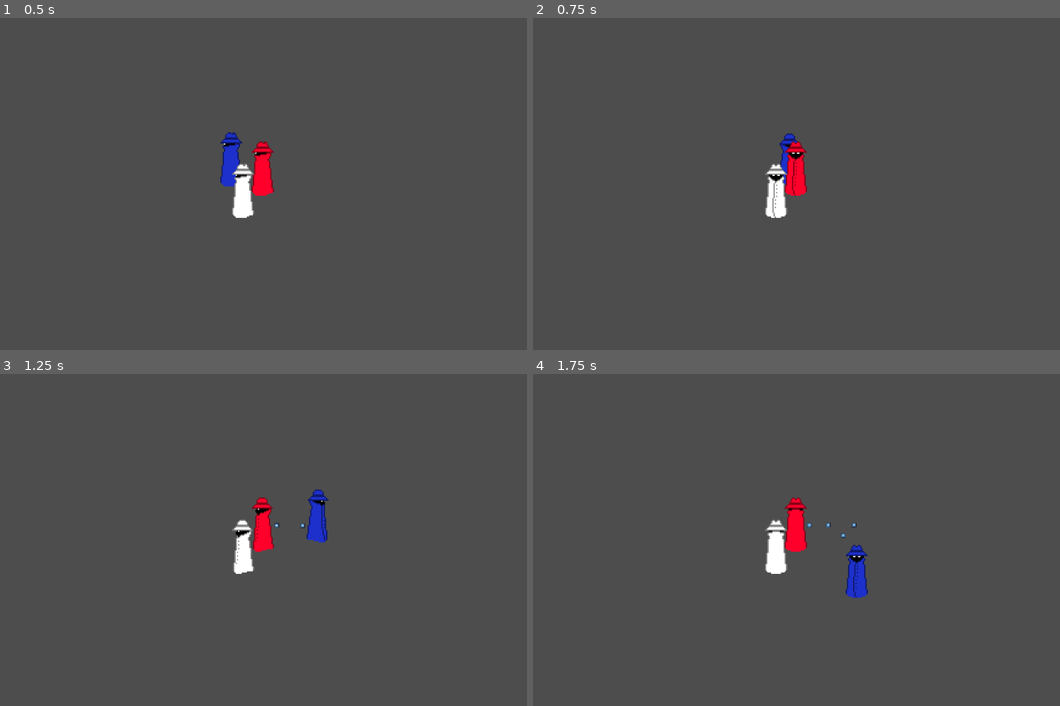
Above: before the commit, frames 1-4 (two rows, left to right).
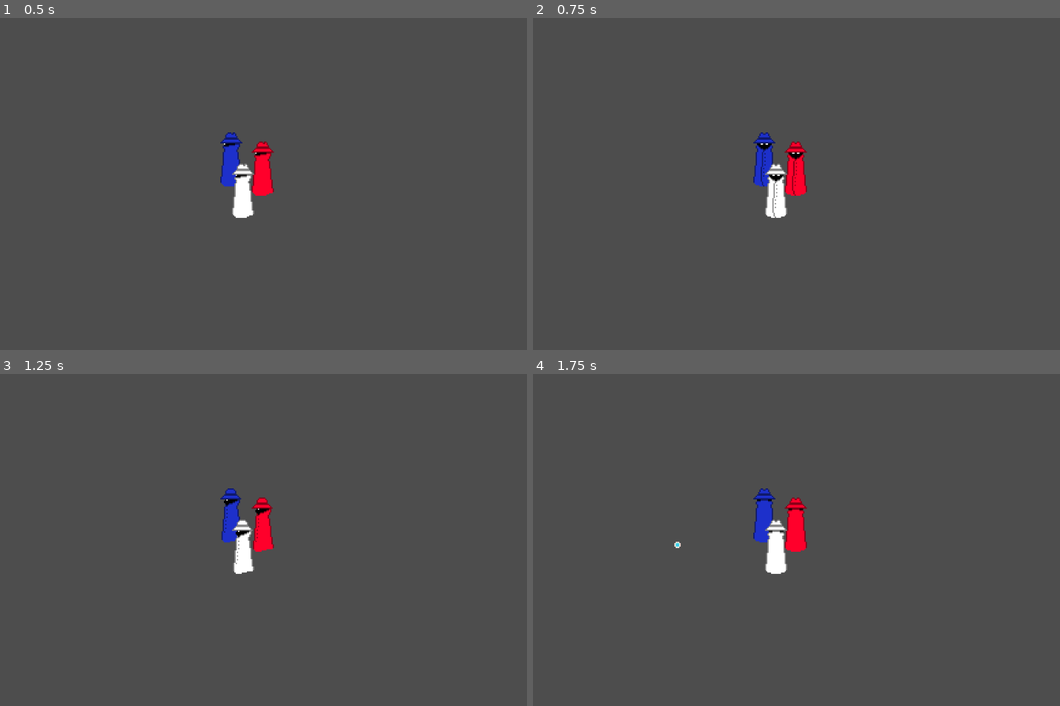
Above: after the commit, the same moments.

Repository: zanz56/GameOff2024-GameJam
Game: Godot game, scene res://Scenes/World/test_world.tscn
Same seed, same stepped clock (60 frames per second), same inputs: the game is played once before the commit and once after it. The engine's default icon, where the game draws it, is replaced by a stand-in: a white triangle on a blue panel in a dark square.
Inputs (mouse positions are in pixels of both pictures, inside the frame that each line leads up to):
- Up to frame 1 (0.5 s): no input
- Up to frame 2 (0.75 s): tap Enter (ui_accept) at 0.5 s; move the mouse to (896, 167) at 0.52 s; hold Right (ui_right) from 0.53 s (still down); click (896, 167) at 0.6 s
- Up to frame 3 (1.25 s): keep holding Right (ui_right); tap Enter (ui_accept) at 0.77, 0.8, 1.07 s
- Up to frame 4 (1.75 s): move the mouse to (643, 556) at 1.27 s; release Right (ui_right) at 1.28 s; hold Down (ui_down) from 1.28 s (still down); tap Enter (ui_accept) at 1.35, 1.52 s; click (643, 556) at 1.55 s

Frame 1 is identical in both runs. In frame 2, 0.6% of the frame differs, in the area x 41-51%, y 34-51%; in frame 3, 0.9%; in frame 4, 1.1%, in the area x 26-64%, y 34-68%.

Commit message:
Updated projectile, updated aim rotation

Diff:
--- a/Scenes/Characters/Figure/figure.gd
+++ b/Scenes/Characters/Figure/figure.gd
@@ -6,36 +6,39 @@
 
 const PROJECTILE = preload("res://Scenes/Projectiles/projectile.tscn")
 
+@onready var animation_player = $AnimationPlayer
+
+
 @onready var aim = $Aim
 
-@onready var animation_player = $AnimationPlayer
+@onready var hurtbox = $Hurtbox
 
 @onready var body_sprite = $VisualNode/BodySprite
 
 @export var player_char: bool = false
 @export var char_color: Color = Color.WHITE
 
+@export var Player_Shot_speed: float = 20.0
+
 func _ready():
 	if player_char:
 		body_sprite.modulate = Color(0.114, 0.188, 0.796)
+
 	else:
 		body_sprite.modulate = char_color
 
 func _process(_delta):
 	if player_char:
 
-		aim.target_position = get_global_mouse_position() - aim.global_position
+		aim.look_at(get_global_mouse_position())
 
-		if Input.is_action_just_pressed("ui_accept"):
-			shoot()
+		if Input.is_action_just_pressed("LeftClick"):
+			shoot(Player_Shot_speed)
 
-
-		var horiz_move = Input.get_axis("ui_left", "ui_right")
-		var vert_move = Input.get_axis("ui_up", "ui_down")
+		var horiz_move = Input.get_axis("Left", "Right")
+		var vert_move = Input.get_axis("Up", "Down")
 		var direction :Vector2 = Vector2(horiz_move, vert_move).normalized()
 		velocity = direction * 200
-
-		print(velocity)
 
 
 	else:
@@ -61,11 +64,14 @@
 	move_and_slide()
 
 
-func shoot():
+func shoot(multip: int):
 	var pro_inst = PROJECTILE.instantiate()
+	pro_inst.Creator = self
 
-	var temp: Vector2 = aim.target_position.normalized()
-	pro_inst.velocity = temp * 1
+	var temp: Vector2 = Vector2.RIGHT.rotated(aim.rotation)
+	#var temp: Vector2 = aim.target_position.normalized()
+
+	pro_inst.velocity = temp * multip
 
 	pro_inst.global_position = aim.global_position
 
--- a/Scenes/Characters/Figure/figure.tscn
+++ b/Scenes/Characters/Figure/figure.tscn
@@ -1,38 +1,9 @@
-[gd_scene load_steps=12 format=3 uid="uid://b03evrtyj3ug4"]
+[gd_scene load_steps=14 format=3 uid="uid://b03evrtyj3ug4"]
 
 [ext_resource type="Texture2D" uid="uid://chuuq4687815i" path="res://Resources/Sprites/Characters/Figure/FigureHead.png" id="1_b4tqu"]
 [ext_resource type="Script" path="res://Scenes/Characters/Figure/figure.gd" id="1_rddm8"]
 [ext_resource type="Texture2D" uid="uid://laxq4eaip0ef" path="res://Resources/Sprites/Characters/Figure/FigureBW.png" id="2_2rjca"]
-
-[sub_resource type="Animation" id="Animation_l210k"]
-resource_name = "WalkDown"
-length = 0.500008
-loop_mode = 1
-step = 0.0833333
-tracks/0/type = "value"
-tracks/0/imported = false
-tracks/0/enabled = true
-tracks/0/path = NodePath("VisualNode/BodySprite:frame")
-tracks/0/interp = 1
-tracks/0/loop_wrap = true
-tracks/0/keys = {
-"times": PackedFloat32Array(0, 0.0833333, 0.166667, 0.25, 0.333333, 0.416667),
-"transitions": PackedFloat32Array(1, 1, 1, 1, 1, 1),
-"update": 1,
-"values": [8, 9, 10, 11, 12, 13]
-}
-tracks/1/type = "value"
-tracks/1/imported = false
-tracks/1/enabled = true
-tracks/1/path = NodePath("VisualNode/HeadSprite:frame")
-tracks/1/interp = 1
-tracks/1/loop_wrap = true
-tracks/1/keys = {
-"times": PackedFloat32Array(0, 0.0833333, 0.166667, 0.25, 0.333333, 0.416667),
-"transitions": PackedFloat32Array(1, 1, 1, 1, 1, 1),
-"update": 1,
-"values": [8, 9, 10, 11, 12, 13]
-}
+[ext_resource type="PackedScene" uid="uid://bc2ilgeapotia" path="res://Scenes/Components/hurtbox.tscn" id="4_8atyw"]
 
 [sub_resource type="Animation" id="Animation_yismd"]
 length = 0.001
@@ -59,96 +30,6 @@
 "transitions": PackedFloat32Array(1),
 "update": 1,
 "values": [8]
-}
-
-[sub_resource type="Animation" id="Animation_hfhr6"]
-resource_name = "WalkUp"
-length = 0.500008
-loop_mode = 1
-step = 0.0833333
-tracks/0/type = "value"
-tracks/0/imported = false
-tracks/0/enabled = true
-tracks/0/path = NodePath("VisualNode/BodySprite:frame")
-tracks/0/interp = 1
-tracks/0/loop_wrap = true
-tracks/0/keys = {
-"times": PackedFloat32Array(0, 0.0833333, 0.166667, 0.25, 0.333333, 0.416667),
-"transitions": PackedFloat32Array(1, 1, 1, 1, 1, 1),
-"update": 1,
-"values": [14, 15, 16, 17, 18, 19]
-}
-tracks/1/type = "value"
-tracks/1/imported = false
-tracks/1/enabled = true
-tracks/1/path = NodePath("VisualNode/HeadSprite:frame")
-tracks/1/interp = 1
-tracks/1/loop_wrap = true
-tracks/1/keys = {
-"times": PackedFloat32Array(0, 0.0833333, 0.166667, 0.25, 0.333333, 0.416667),
-"transitions": PackedFloat32Array(1, 1, 1, 1, 1, 1),
-"update": 1,
-"values": [8, 9, 10, 11, 12, 13]
-}
-
-[sub_resource type="Animation" id="Animation_75ifu"]
-resource_name = "WalkLeft"
-length = 0.500008
-loop_mode = 1
-step = 0.0833333
-tracks/0/type = "value"
-tracks/0/imported = false
-tracks/0/enabled = true
-tracks/0/path = NodePath("VisualNode/BodySprite:frame")
-tracks/0/interp = 1
-tracks/0/loop_wrap = true
-tracks/0/keys = {
-"times": PackedFloat32Array(0, 0.0833333, 0.166667, 0.25, 0.333333, 0.416667),
-"transitions": PackedFloat32Array(1, 1, 1, 1, 1, 1),
-"update": 1,
-"values": [20, 21, 22, 23, 24, 25]
-}
-tracks/1/type = "value"
-tracks/1/imported = false
-tracks/1/enabled = true
-tracks/1/path = NodePath("VisualNode/HeadSprite:frame")
-tracks/1/interp = 1
-tracks/1/loop_wrap = true
-tracks/1/keys = {
-"times": PackedFloat32Array(0, 0.0833333, 0.166667, 0.25, 0.333333, 0.416667),
-"transitions": PackedFloat32Array(1, 1, 1, 1, 1, 1),
-"update": 1,
-"values": [20, 21, 22, 23, 24, 25]
-}
-
-[sub_resource type="Animation" id="Animation_rjr5l"]
-resource_name = "WalkRight"
-length = 0.500008
-loop_mode = 1
-step = 0.0833333
-tracks/0/type = "value"
-tracks/0/imported = false
-tracks/0/enabled = true
-tracks/0/path = NodePath("VisualNode/BodySprite:frame")
-tracks/0/interp = 1
-tracks/0/loop_wrap = true
-tracks/0/keys = {
-"times": PackedFloat32Array(0, 0.0833333, 0.166667, 0.25, 0.333333, 0.416667),
-"transitions": PackedFloat32Array(1, 1, 1, 1, 1, 1),
-"update": 1,
-"values": [26, 27, 28, 29, 30, 31]
-}
-tracks/1/type = "value"
-tracks/1/imported = false
-tracks/1/enabled = true
-tracks/1/path = NodePath("VisualNode/HeadSprite:frame")
-tracks/1/interp = 1
-tracks/1/loop_wrap = true
-tracks/1/keys = {
-"times": PackedFloat32Array(0, 0.0833333, 0.166667, 0.25, 0.333333, 0.416667),
-"transitions": PackedFloat32Array(1, 1, 1, 1, 1, 1),
-"update": 1,
-"values": [26, 27, 28, 29, 30, 31]
 }
 
 [sub_resource type="Animation" id="Animation_rx0ru"]
@@ -179,6 +60,126 @@
 "transitions": PackedFloat32Array(1, 1, 1, 1, 1, 1, 1, 1),
 "update": 1,
 "values": [0, 1, 2, 3, 4, 5, 6, 7]
+}
+
+[sub_resource type="Animation" id="Animation_l210k"]
+resource_name = "WalkDown"
+length = 0.500008
+loop_mode = 1
+step = 0.0833333
+tracks/0/type = "value"
+tracks/0/imported = false
+tracks/0/enabled = true
+tracks/0/path = NodePath("VisualNode/BodySprite:frame")
+tracks/0/interp = 1
+tracks/0/loop_wrap = true
+tracks/0/keys = {
+"times": PackedFloat32Array(0, 0.0833333, 0.166667, 0.25, 0.333333, 0.416667),
+"transitions": PackedFloat32Array(1, 1, 1, 1, 1, 1),
+"update": 1,
+"values": [8, 9, 10, 11, 12, 13]
+}
+tracks/1/type = "value"
+tracks/1/imported = false
+tracks/1/enabled = true
+tracks/1/path = NodePath("VisualNode/HeadSprite:frame")
+tracks/1/interp = 1
+tracks/1/loop_wrap = true
+tracks/1/keys = {
+"times": PackedFloat32Array(0, 0.0833333, 0.166667, 0.25, 0.333333, 0.416667),
+"transitions": PackedFloat32Array(1, 1, 1, 1, 1, 1),
+"update": 1,
+"values": [8, 9, 10, 11, 12, 13]
+}
+
+[sub_resource type="Animation" id="Animation_75ifu"]
+resource_name = "WalkLeft"
+length = 0.500008
+loop_mode = 1
+step = 0.0833333
+tracks/0/type = "value"
+tracks/0/imported = false
+tracks/0/enabled = true
+tracks/0/path = NodePath("VisualNode/BodySprite:frame")
+tracks/0/interp = 1
+tracks/0/loop_wrap = true
+tracks/0/keys = {
+"times": PackedFloat32Array(0, 0.0833333, 0.166667, 0.25, 0.333333, 0.416667),
+"transitions": PackedFloat32Array(1, 1, 1, 1, 1, 1),
+"update": 1,
+"values": [20, 21, 22, 23, 24, 25]
+}
+tracks/1/type = "value"
+tracks/1/imported = false
+tracks/1/enabled = true
+tracks/1/path = NodePath("VisualNode/HeadSprite:frame")
+tracks/1/interp = 1
+tracks/1/loop_wrap = true
+tracks/1/keys = {
+"times": PackedFloat32Array(0, 0.0833333, 0.166667, 0.25, 0.333333, 0.416667),
+"transitions": PackedFloat32Array(1, 1, 1, 1, 1, 1),
+"update": 1,
+"values": [20, 21, 22, 23, 24, 25]
+}
+
+[sub_resource type="Animation" id="Animation_rjr5l"]
+resource_name = "WalkRight"
+length = 0.500008
+loop_mode = 1
+step = 0.0833333
+tracks/0/type = "value"
+tracks/0/imported = false
+tracks/0/enabled = true
+tracks/0/path = NodePath("VisualNode/BodySprite:frame")
+tracks/0/interp = 1
+tracks/0/loop_wrap = true
+tracks/0/keys = {
+"times": PackedFloat32Array(0, 0.0833333, 0.166667, 0.25, 0.333333, 0.416667),
+"transitions": PackedFloat32Array(1, 1, 1, 1, 1, 1),
+"update": 1,
+"values": [26, 27, 28, 29, 30, 31]
+}
+tracks/1/type = "value"
+tracks/1/imported = false
+tracks/1/enabled = true
+tracks/1/path = NodePath("VisualNode/HeadSprite:frame")
+tracks/1/interp = 1
+tracks/1/loop_wrap = true
+tracks/1/keys = {
+"times": PackedFloat32Array(0, 0.0833333, 0.166667, 0.25, 0.333333, 0.416667),
+"transitions": PackedFloat32Array(1, 1, 1, 1, 1, 1),
+"update": 1,
+"values": [26, 27, 28, 29, 30, 31]
+}
+
+[sub_resource type="Animation" id="Animation_hfhr6"]
+resource_name = "WalkUp"
+length = 0.500008
+loop_mode = 1
+step = 0.0833333
+tracks/0/type = "value"
+tracks/0/imported = false
+tracks/0/enabled = true
+tracks/0/path = NodePath("VisualNode/BodySprite:frame")
+tracks/0/interp = 1
+tracks/0/loop_wrap = true
+tracks/0/keys = {
+"times": PackedFloat32Array(0, 0.0833333, 0.166667, 0.25, 0.333333, 0.416667),
+"transitions": PackedFloat32Array(1, 1, 1, 1, 1, 1),
+"update": 1,
+"values": [14, 15, 16, 17, 18, 19]
+}
+tracks/1/type = "value"
+tracks/1/imported = false
+tracks/1/enabled = true
+tracks/1/path = NodePath("VisualNode/HeadSprite:frame")
+tracks/1/interp = 1
+tracks/1/loop_wrap = true
+tracks/1/keys = {
+"times": PackedFloat32Array(0, 0.0833333, 0.166667, 0.25, 0.333333, 0.416667),
+"transitions": PackedFloat32Array(1, 1, 1, 1, 1, 1),
+"update": 1,
+"values": [8, 9, 10, 11, 12, 13]
 }
 
 [sub_resource type="AnimationLibrary" id="AnimationLibrary_llbqb"]
@@ -194,10 +195,14 @@
 [sub_resource type="RectangleShape2D" id="RectangleShape2D_5s3cd"]
 size = Vector2(12, 28)
 
+[sub_resource type="RectangleShape2D" id="RectangleShape2D_ex47h"]
+size = Vector2(20, 70)
+
 [node name="Figure" type="CharacterBody2D"]
-collision_layer = 2
+collision_layer = 6
 motion_mode = 1
 script = ExtResource("1_rddm8")
+Player_Shot_speed = 15.0
 
 [node name="VisualNode" type="Node2D" parent="."]
 
@@ -225,5 +230,14 @@
 shape = SubResource("RectangleShape2D_5s3cd")
 
 [node name="Aim" type="RayCast2D" parent="."]
-position = Vector2(0, -23)
-target_position = Vector2(53, 26)
+position = Vector2(0, -44)
+target_position = Vector2(1000, 0)
+
+[node name="Hurtbox" parent="." node_paths=PackedStringArray("hurt_owner") instance=ExtResource("4_8atyw")]
+collision_layer = 2
+collision_mask = 0
+hurt_owner = NodePath("..")
+
+[node name="CollisionShape2D" type="CollisionShape2D" parent="Hurtbox"]
+position = Vector2(0, -35)
+shape = SubResource("RectangleShape2D_ex47h")
--- /dev/null
+++ b/Scenes/Components/hurtbox.gd
@@ -0,0 +1,5 @@
+extends Area2D
+
+class_name HurtBox
+
+@export var hurt_owner: Node2D
--- /dev/null
+++ b/Scenes/Components/hurtbox.tscn
@@ -0,0 +1,6 @@
+[gd_scene load_steps=2 format=3 uid="uid://bc2ilgeapotia"]
+
+[ext_resource type="Script" path="res://Scenes/Components/hurtbox.gd" id="1_leei5"]
+
+[node name="Hurtbox" type="Area2D"]
+script = ExtResource("1_leei5")
--- a/Scenes/Projectiles/projectile.gd
+++ b/Scenes/Projectiles/projectile.gd
@@ -3,6 +3,7 @@
 class_name Projectile
 
 @export var velocity: Vector2 = Vector2.ZERO
+var Creator: figure
 
 func _process(delta):
 	position += velocity * delta * 60
@@ -10,3 +11,9 @@
 
 func _on_visible_on_screen_notifier_2d_screen_exited():
 	queue_free()
+
+
+func _on_area_entered(area):
+	if area is HurtBox:
+		if area.hurt_owner != Creator:
+			queue_free()
--- a/Scenes/Projectiles/projectile.tscn
+++ b/Scenes/Projectiles/projectile.tscn
@@ -1,22 +1,21 @@
 [gd_scene load_steps=4 format=3 uid="uid://wboju2jeyi2g"]
 
 [ext_resource type="Script" path="res://Scenes/Projectiles/projectile.gd" id="1_w1xnc"]
-[ext_resource type="Texture2D" uid="uid://bqc5murxg7161" path="res://icon.svg" id="2_bjbi6"]
+[ext_resource type="Texture2D" uid="uid://81jrgx8hnvi1" path="res://Resources/Sprites/Projectiles/BaseProjectile.png" id="2_y2msr"]
 
 [sub_resource type="CircleShape2D" id="CircleShape2D_yt27i"]
 radius = 4.0
 
 [node name="Projectile" type="Area2D"]
 y_sort_enabled = true
-collision_layer = 0
+collision_layer = 4
 collision_mask = 3
 script = ExtResource("1_w1xnc")
 
 [node name="Sprite2D" type="Sprite2D" parent="."]
-position = Vector2(5.96046e-08, 31.25)
-scale = Vector2(0.0625, 0.0625)
-texture = ExtResource("2_bjbi6")
-offset = Vector2(0, -500)
+position = Vector2(0, 44)
+texture = ExtResource("2_y2msr")
+offset = Vector2(0, -44)
 
 [node name="VisibleOnScreenNotifier2D" type="VisibleOnScreenNotifier2D" parent="."]
 position = Vector2(2.38419e-07, 0)
@@ -25,4 +24,5 @@
 [node name="CollisionShape2D" type="CollisionShape2D" parent="."]
 shape = SubResource("CircleShape2D_yt27i")
 
+[connection signal="area_entered" from="." to="." method="_on_area_entered"]
 [connection signal="screen_exited" from="VisibleOnScreenNotifier2D" to="." method="_on_visible_on_screen_notifier_2d_screen_exited"]
--- a/Scenes/World/test_world.gd
+++ b/Scenes/World/test_world.gd
@@ -2,11 +2,14 @@
 
 @onready var player_figure = $Figures/PlayerFigure
 @onready var projectiles = $Projectiles
+@onready var figures = $Figures
 
 
 # Called when the node enters the scene tree for the first time.
 func _ready():
-	player_figure.connect("create_projectile", add_projectile)
+	for f:figure in figures.get_children():
+
+		f.connect("create_projectile", add_projectile)
 
 
 # Called every frame. 'delta' is the elapsed time since the previous frame.
--- a/project.godot
+++ b/project.godot
@@ -21,10 +21,44 @@
 window/size/viewport_height=540
 window/stretch/mode="viewport"
 
+[input]
+
+LeftClick={
+"deadzone": 0.5,
+"events": [Object(InputEventMouseButton,"resource_local_to_scene":false,"resource_name":"","device":-1,"window_id":0,"alt_pressed":false,"shift_pressed":false,"ctrl_pressed":false,"meta_pressed":false,"button_mask":0,"position":Vector2(0, 0),"global_position":Vector2(0, 0),"factor":1.0,"button_index":1,"canceled":false,"pressed":false,"double_click":false,"script":null)
+]
+}
+RightClick={
+"deadzone": 0.5,
+"events": [Object(InputEventMouseButton,"resource_local_to_scene":false,"resource_name":"","device":-1,"window_id":0,"alt_pressed":false,"shift_pressed":false,"ctrl_pressed":false,"meta_pressed":false,"button_mask":0,"position":Vector2(0, 0),"global_position":Vector2(0, 0),"factor":1.0,"button_index":2,"canceled":false,"pressed":false,"double_click":false,"script":null)
+]
+}
+Up={
+"deadzone": 0.5,
+"events": [Object(InputEventKey,"resource_local_to_scene":false,"resource_name":"","device":-1,"window_id":0,"alt_pressed":false,"shift_pressed":false,"ctrl_pressed":false,"meta_pressed":false,"pressed":false,"keycode":0,"physical_keycode":87,"key_label":0,"unicode":119,"location":0,"echo":false,"script":null)
+]
+}
+Down={
+"deadzone": 0.5,
+"events": [Object(InputEventKey,"resource_local_to_scene":false,"resource_name":"","device":-1,"window_id":0,"alt_pressed":false,"shift_pressed":false,"ctrl_pressed":false,"meta_pressed":false,"pressed":false,"keycode":0,"physical_keycode":83,"key_label":0,"unicode":115,"location":0,"echo":false,"script":null)
+]
+}
+Left={
+"deadzone": 0.5,
+"events": [Object(InputEventKey,"resource_local_to_scene":false,"resource_name":"","device":-1,"window_id":0,"alt_pressed":false,"shift_pressed":false,"ctrl_pressed":false,"meta_pressed":false,"pressed":false,"keycode":0,"physical_keycode":65,"key_label":0,"unicode":97,"location":0,"echo":false,"script":null)
+]
+}
+Right={
+"deadzone": 0.5,
+"events": [Object(InputEventKey,"resource_local_to_scene":false,"resource_name":"","device":-1,"window_id":0,"alt_pressed":false,"shift_pressed":false,"ctrl_pressed":false,"meta_pressed":false,"pressed":false,"keycode":0,"physical_keycode":68,"key_label":0,"unicode":100,"location":0,"echo":false,"script":null)
+]
+}
+
 [layer_names]
 
 2d_physics/layer_1="World"
 2d_physics/layer_2="Figures"
+2d_physics/layer_3="Projectile"
 
 [rendering]
 
Binary file added: Resources/Sprites/Projectiles/BaseProjectile.png
Not shown, added: Resources/Sprites/Projectiles/BaseProjectile.png.import
